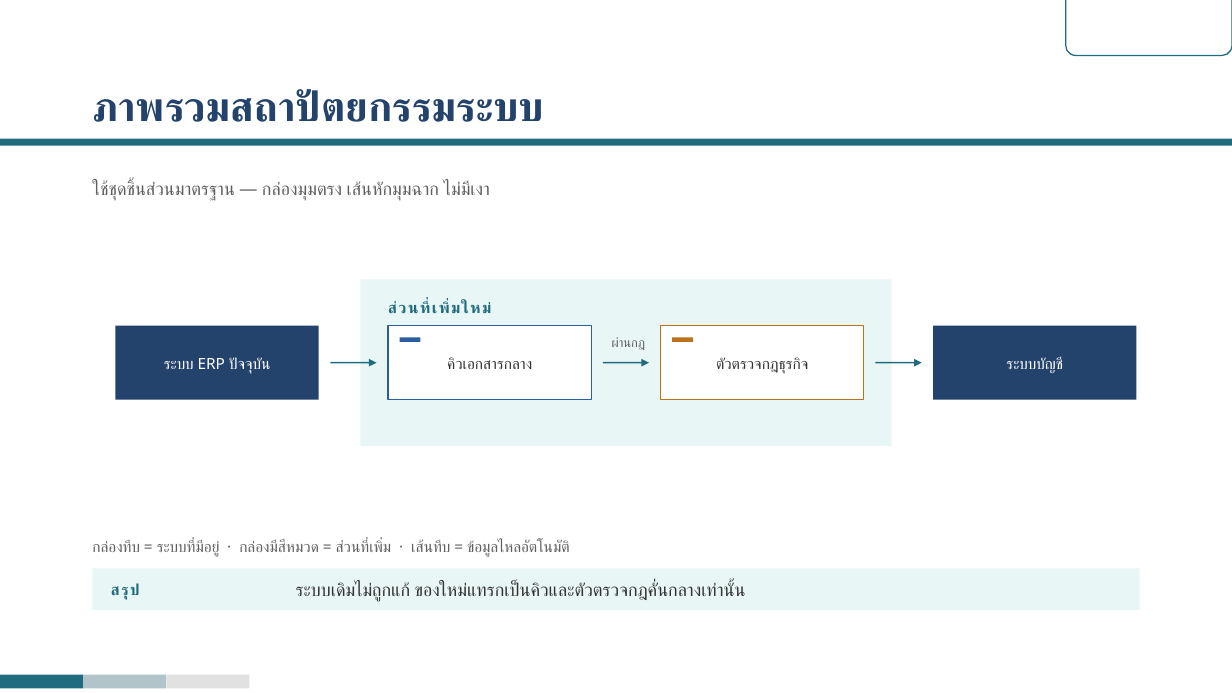
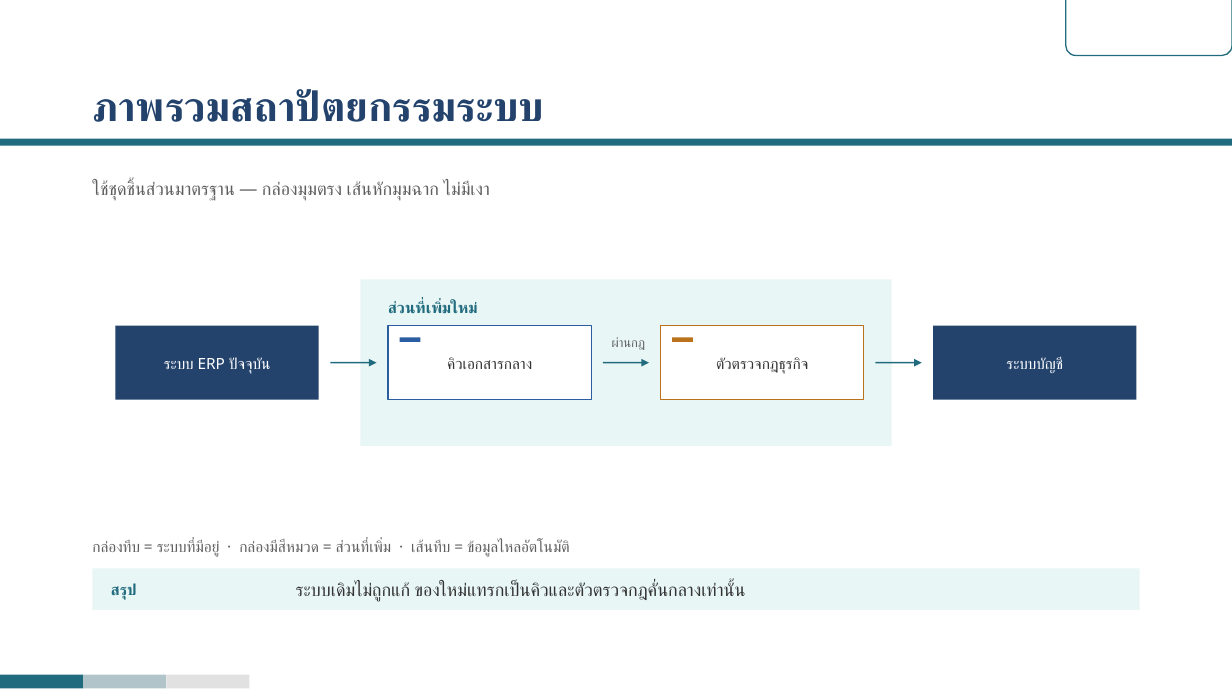
Before and after one commit to rofthanakrit-maker/nct-design-system, a slide deck: slide 12 of NCT-Slide-Template-Corp-Demo.pptx. Drawn at 1232x693 pixels with LibreOffice and Linux fonts; fonts in the diff are those of the drawing; background and template pictures are left out. Boxes give left, top, right and bottom in pixels: in the first picture for what was removed or moved away, otherwise in the second. Text is boxed around its words. In the diff, an @@ line names an element or a change of style, - is before the commit and + after.

```diff
--- a/NCT-Slide-Template-Corp-Demo.pptx
+++ b/NCT-Slide-Template-Corp-Demo.pptx
@@ text "ส่วนที่เพิ่มใหม่" at bbox=[388, 301, 478, 314]: letter spacing 1.2 to 0 pt @@
@@ text "สรุป" at bbox=[111, 583, 137, 599]: letter spacing 1.2 to 0 pt @@
```
Also in this commit, not shown: 18 other slides changed, 48 other files.
